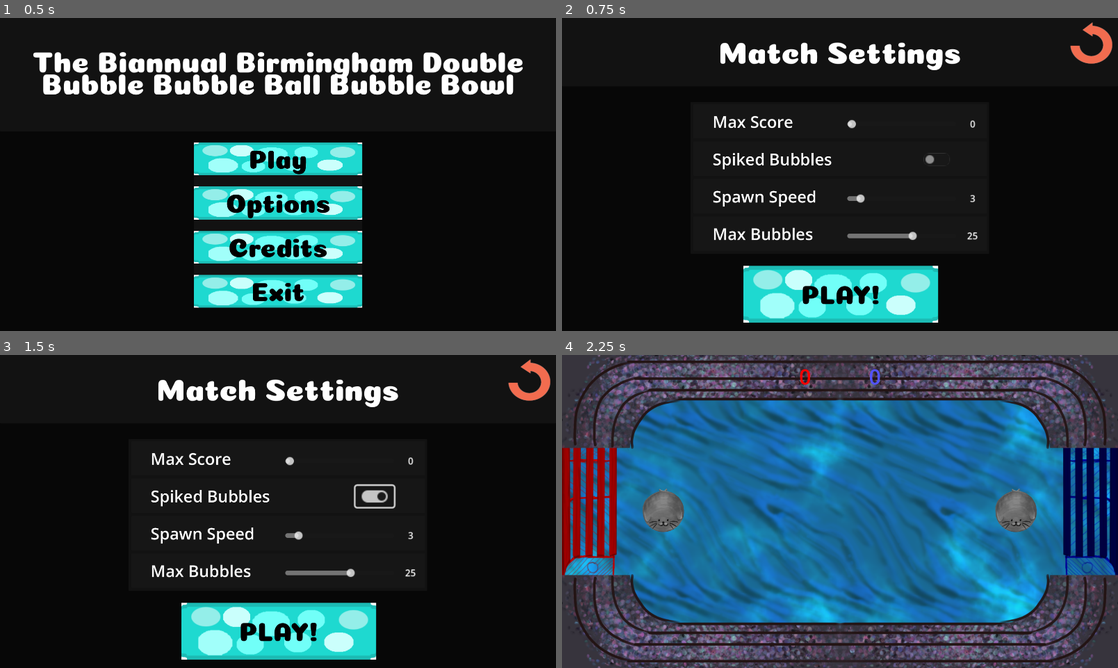
Above: before the commit, frames 1-4 (two rows, left to right).
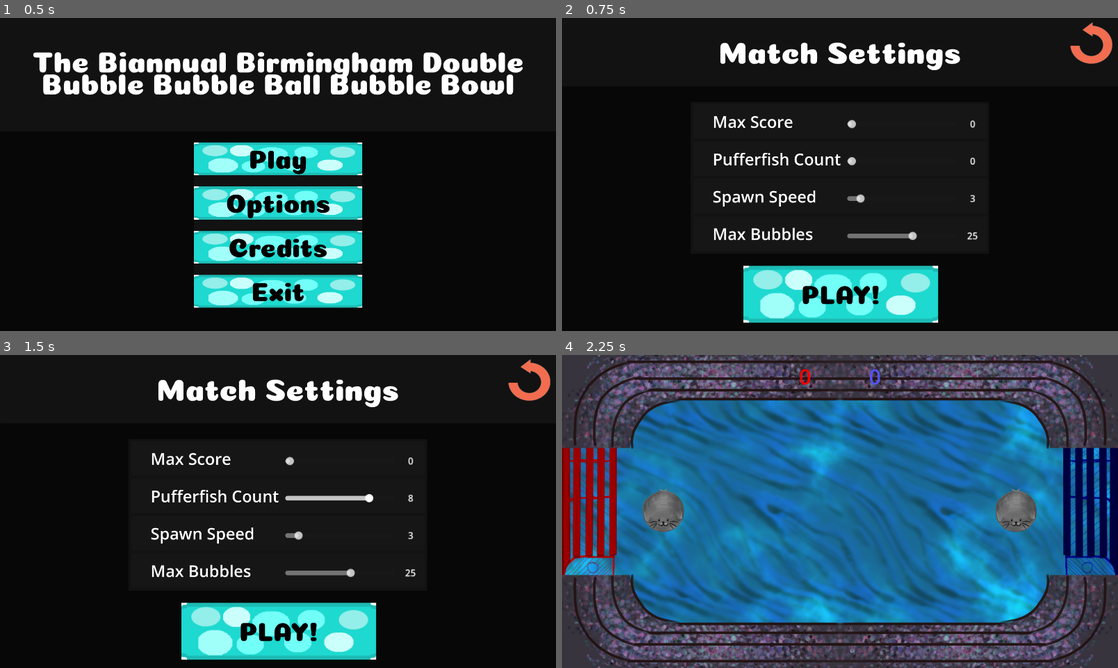
Above: after the commit, the same moments.

Repository: corpusCallosotomy/BubbleBowl
Game: Godot game, scene res://scenes/screens/menus/TitleScreen.tscn
The game is run twice, just before and just after one commit, with the same random seed, the same clock (stepped at 60 frames per second) and the same inputs. The engine's default icon, where the game draws it, is replaced by a stand-in: a white triangle on a blue panel in a dark square.
Inputs (mouse positions are in pixels of both pictures, inside the frame that each line leads up to):
- Up to frame 1 (0.5 s): no input
- Up to frame 2 (0.75 s): click "Play" at 0.5 s
- Up to frame 3 (1.5 s): click (372, 495) at 1.27 s
- Up to frame 4 (2.25 s): click "PLAY!" at 2 s

Frame 1 is identical in both runs. In frame 2, 0.6% of the frame differs, in the area x 27-75%, y 43-49%; in frame 3, 1.0%, in the area x 27-75%, y 41-50%; in frame 4, nothing differs.
Error after the commit: Invalid access to property or key 'button_pressed' on a base object of type 'null instance'. (res://scenes/screens/menus/button_menu.gd:13)

Commit message:
Pufferfish Count Gauge
Made spiked bubble into slider and changed it to pufferfish count.

Diff:
--- a/scenes/screens/menus/GameModeScreen.tscn
+++ b/scenes/screens/menus/GameModeScreen.tscn
@@ -175,23 +175,6 @@
 layout_mode = 2
 size_flags_vertical = 3
 
-[node name="CheckButton" type="CheckButton" parent="CanvasLayer/ButtonMenu/VBoxContainer/SpikeBubbles"]
-layout_mode = 1
-anchors_preset = 6
-anchor_left = 1.0
-anchor_top = 0.5
-anchor_right = 1.0
-anchor_bottom = 0.5
-offset_left = -239.0
-offset_top = -33.5
-offset_right = -195.0
-offset_bottom = -9.5
-grow_horizontal = 0
-grow_vertical = 2
-scale = Vector2(3, 3)
-icon_alignment = 1
-expand_icon = true
-
 [node name="Label" type="Label" parent="CanvasLayer/ButtonMenu/VBoxContainer/SpikeBubbles"]
 layout_mode = 1
 anchors_preset = 4
@@ -203,7 +186,44 @@
 offset_bottom = 25.5
 grow_vertical = 2
 theme_override_font_sizes/font_size = 56
-text = "Spiked Bubbles"
+text = "Pufferfish Count"
+
+[node name="HSlider" type="HSlider" parent="CanvasLayer/ButtonMenu/VBoxContainer/SpikeBubbles" node_paths=PackedStringArray("sliderText")]
+layout_mode = 1
+anchors_preset = 6
+anchor_left = 1.0
+anchor_top = 0.5
+anchor_right = 1.0
+anchor_bottom = 0.5
+offset_left = -482.0
+offset_top = -7.5
+offset_right = -294.0
+offset_bottom = 8.5
+grow_horizontal = 0
+grow_vertical = 2
+scale = Vector2(2, 2)
+max_value = 10.0
+script = ExtResource("4_sbjtm")
+sliderText = NodePath("Count")
+
+[node name="Count" type="Label" parent="CanvasLayer/ButtonMenu/VBoxContainer/SpikeBubbles/HSlider"]
+layout_mode = 1
+anchors_preset = 6
+anchor_left = 1.0
+anchor_top = 0.5
+anchor_right = 1.0
+anchor_bottom = 0.5
+offset_left = 15.0
+offset_top = -15.0
+offset_right = 43.0
+offset_bottom = 14.0
+grow_horizontal = 0
+grow_vertical = 2
+theme_override_font_sizes/font_size = 16
+text = "0
+"
+horizontal_alignment = 1
+vertical_alignment = 1
 
 [node name="Bubble Spawn Speed" type="Panel" parent="CanvasLayer/ButtonMenu/VBoxContainer"]
 layout_mode = 2
@@ -349,7 +369,9 @@
 [connection signal="drag_started" from="CanvasLayer/ButtonMenu/VBoxContainer/Max Score/HSlider" to="CanvasLayer/ButtonMenu/VBoxContainer/Max Score/HSlider" method="_on_drag_started"]
 [connection signal="value_changed" from="CanvasLayer/ButtonMenu/VBoxContainer/Max Score/HSlider" to="CanvasLayer/ButtonMenu/VBoxContainer/Max Score/HSlider" method="_on_value_changed"]
 [connection signal="value_changed" from="CanvasLayer/ButtonMenu/VBoxContainer/Max Score/HSlider" to="CanvasLayer/ButtonMenu/VBoxContainer/Max Score/HSlider/Count" method="_on_h_slider_value_changed"]
-[connection signal="toggled" from="CanvasLayer/ButtonMenu/VBoxContainer/SpikeBubbles/CheckButton" to="CanvasLayer/ButtonMenu/VBoxContainer/SpikeBubbles/CheckButton" method="_on_toggled"]
+[connection signal="drag_started" from="CanvasLayer/ButtonMenu/VBoxContainer/SpikeBubbles/HSlider" to="CanvasLayer/ButtonMenu/VBoxContainer/SpikeBubbles/HSlider" method="_on_drag_started"]
+[connection signal="value_changed" from="CanvasLayer/ButtonMenu/VBoxContainer/SpikeBubbles/HSlider" to="CanvasLayer/ButtonMenu/VBoxContainer/SpikeBubbles/HSlider" method="_on_value_changed"]
+[connection signal="value_changed" from="CanvasLayer/ButtonMenu/VBoxContainer/SpikeBubbles/HSlider" to="CanvasLayer/ButtonMenu/VBoxContainer/SpikeBubbles/HSlider/Count" method="_on_h_slider_value_changed"]
 [connection signal="drag_started" from="CanvasLayer/ButtonMenu/VBoxContainer/Bubble Spawn Speed/HSlider" to="CanvasLayer/ButtonMenu/VBoxContainer/Bubble Spawn Speed/HSlider" method="_on_drag_started"]
 [connection signal="value_changed" from="CanvasLayer/ButtonMenu/VBoxContainer/Bubble Spawn Speed/HSlider" to="CanvasLayer/ButtonMenu/VBoxContainer/Bubble Spawn Speed/HSlider" method="_on_value_changed"]
 [connection signal="value_changed" from="CanvasLayer/ButtonMenu/VBoxContainer/Bubble Spawn Speed/HSlider" to="CanvasLayer/ButtonMenu/VBoxContainer/Bubble Spawn Speed/HSlider/Count" method="_on_h_slider_value_changed"]
